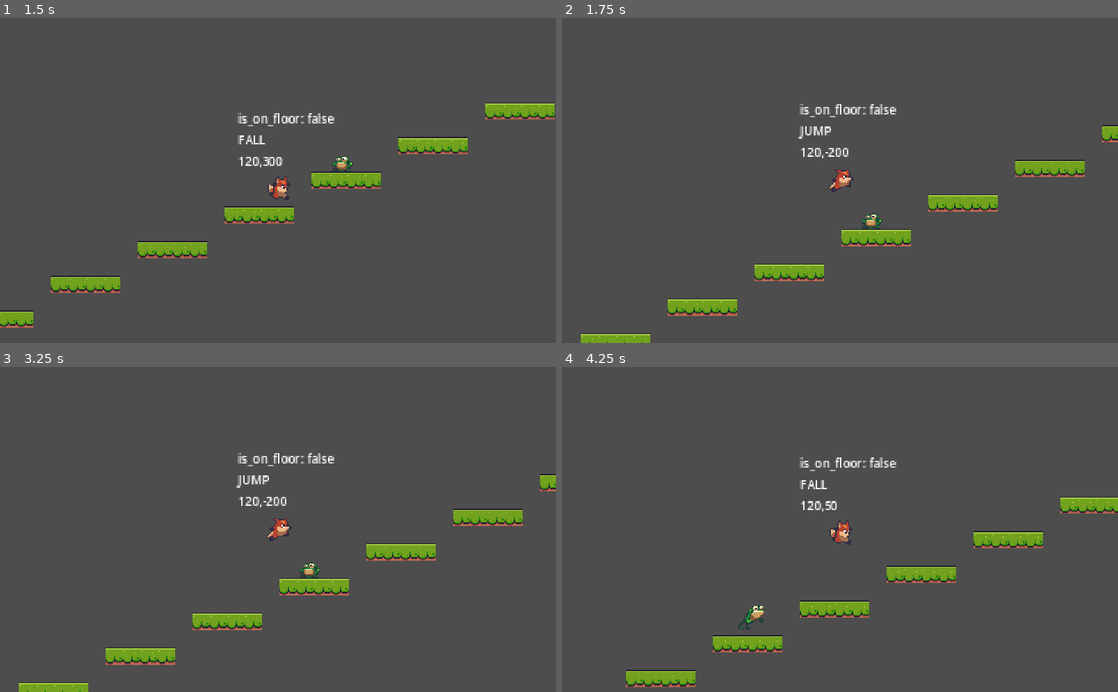
Above: before the commit, frames 1-4 (two rows, left to right).
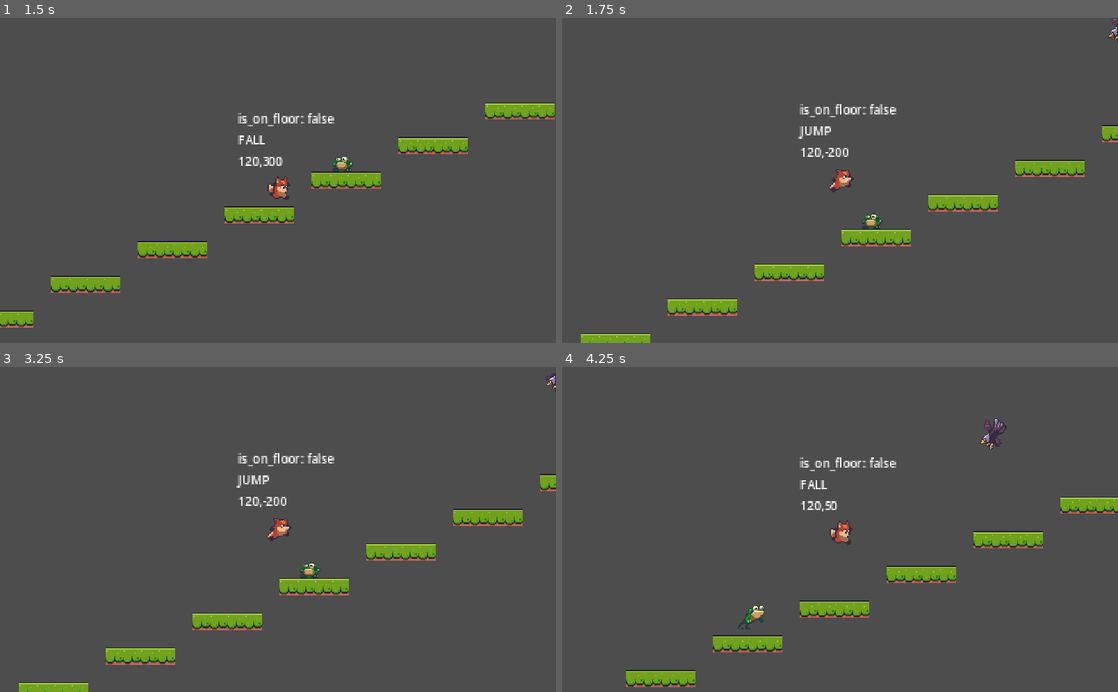
Above: after the commit, the same moments.

Repository: leobewater/godot-foxy-antics
Game: Godot game, scene res://level_base/level_base.tscn
Two runs of this game, one before a commit and one after it. Both use one fixed random seed, a clock stepped at 60 frames per second and the inputs below. The project has no main scene, so this scene is started directly.
Inputs:
- Up to frame 1 (1.5 s): hold Right (right) from 0.53 s (still down); tap Space (jump) at 0.77 s
- Up to frame 2 (1.75 s): keep holding Right (right); tap Space (jump) at 1.52 s
- Up to frame 3 (3.25 s): release Right (right) at 2.03 s; hold Left (left) 2.03-2.78 s; hold Right (right) from 2.78 s (still down); tap Space (jump) at 3.02 s
- Up to frame 4 (4.25 s): keep holding Right (right); tap Space (jump) at 3.77 s

Frame 1 is identical in both runs. In frame 2, less than 0.1% of the frame differs, in the area x 98-100%, y 0-8%; in frame 3, less than 0.1%; in frame 4, 0.3%, in the area x 75-80%, y 15-26%.

Commit message:
play eagle fly animation when enter screen

Diff:
--- a/enemies/eagle/eagle.gd
+++ b/enemies/eagle/eagle.gd
@@ -1,4 +1,8 @@
 extends EnemyBase
+
+@onready var animated_sprite_2d = $AnimatedSprite2D
+@onready var player_detector = $PlayerDetector
+@onready var direction_timer = $DirectionTimer
 
 
 func _physics_process(delta):
@@ -6,4 +10,4 @@
 
 
 func _on_visible_on_screen_notifier_2d_screen_entered():
-	pass # Replace with function body.
+	animated_sprite_2d.play('fly')
--- a/level_base/level_base.tscn
+++ b/level_base/level_base.tscn
@@ -6,6 +6,7 @@
 [ext_resource type="PackedScene" uid="uid://blvkdxh18qnmw" path="res://player/player.tscn" id="3_mxm1x"]
 [ext_resource type="PackedScene" uid="uid://dg38qoh7ar5f1" path="res://enemies/snail/snail.tscn" id="5_ef5dn"]
 [ext_resource type="PackedScene" uid="uid://bvutlmtjoaubx" path="res://enemies/frog/frog.tscn" id="6_grcal"]
+[ext_resource type="PackedScene" uid="uid://dx52pjqynsxmi" path="res://enemies/eagle/eagle.tscn" id="7_n10da"]
 
 [sub_resource type="TileSetAtlasSource" id="TileSetAtlasSource_dkkex"]
 texture = ExtResource("1_jpale")
@@ -542,3 +543,6 @@
 
 [node name="Frog" parent="." instance=ExtResource("6_grcal")]
 position = Vector2(637, -288)
+
+[node name="Eagle" parent="." instance=ExtResource("7_n10da")]
+position = Vector2(867, -425)
Not shown: 1 places in level_base/level_base.tscn that only renumber resources
